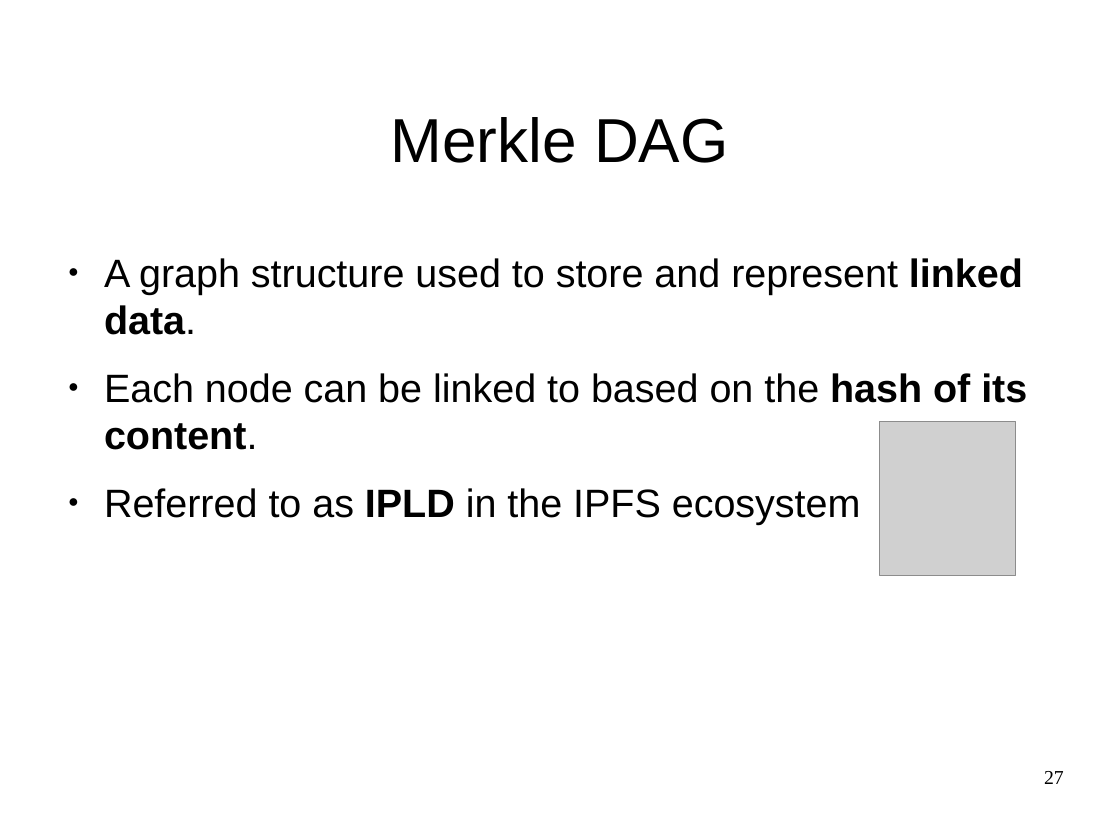
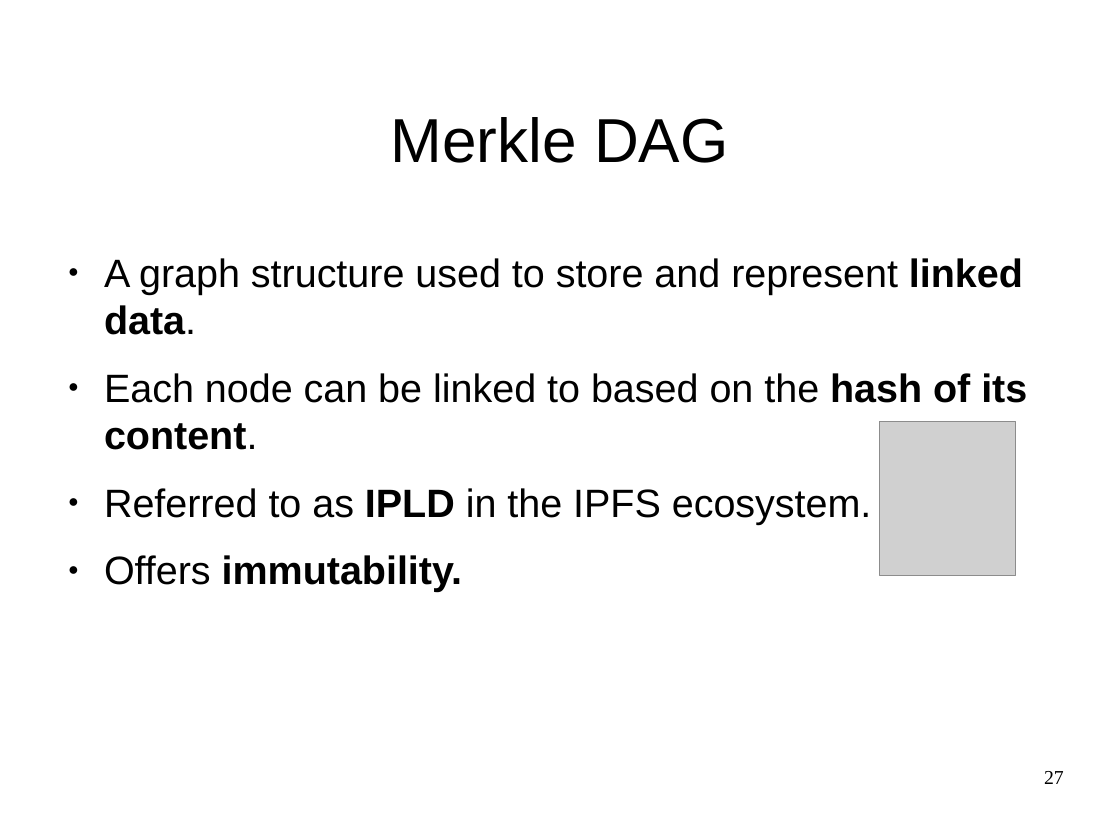
Before and after one commit to JGAntunes/pulsarcast, a slide deck: slide 27 of project-report/presentation.odp. Drawn at 1120x840 pixels with LibreOffice and Linux fonts; fonts in the diff are those of the drawing; grey boxes stand for pictures; background and template pictures are left out. Boxes give left, top, right and bottom in pixels: in the first picture for what was removed or moved away, otherwise in the second. Text is boxed around its words. In the diff, an @@ line names an element or a change of style, - is before the commit and + after.

```diff
--- a/project-report/presentation.odp
+++ b/project-report/presentation.odp
@@ text at <box>104,488,872,592</box>: text changed @@
-● Referred to as IPLD in the IPFS ecosystem
+● Referred to as IPLD in the IPFS ecosystem.
+● Offers immutability.
```
Also in this commit, not shown: 10 other slides changed, 3 slides added, 1 slide removed, 1 other file.
